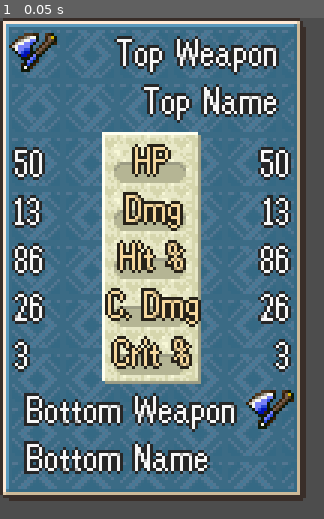
Above: before the commit, frame 1.
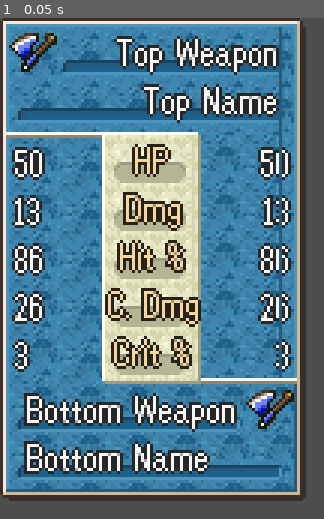
Above: after the commit, the same moment.

Repository: Sharktroid/Revenant-Ender
Game: Godot game, scene res://ui/combat_info_display/combat_info_display.tscn
Same seed, same stepped clock (60 frames per second), same inputs: the game is played once before the commit and once after it. This scene is started directly instead of the project's main scene.
Inputs:
- Up to frame 1 (0.05 s): no input

The runs differ from the first frame. In frame 1, 46% of the frame differs, in the area x 1-92%, y 1-95%.
Error in both runs: Invalid call. Nonexistent function 'get_current_weapon' in base 'Nil'. (res://ui/combat_info_display/combat_info_display.gd:47)

Commit message:
Palettes now use standard numbers

Diff:
--- a/maps/phase_display.gd
+++ b/maps/phase_display.gd
@@ -14,9 +14,8 @@
 	match faction.color:
 		Faction.colors.BLUE: base_color = Color.NAVY_BLUE
 		Faction.colors.RED: base_color = Color.DARK_RED
-	base_color *= 255
-	_shader_material.set_shader_parameter("old_colors", [Color(39, 39, 39, 255)])
-	_shader_material.set_shader_parameter("new_colors", [Color(0, 0, 0, 0)])
+	_shader_material.set_shader_parameter("old_colors", [Color("272727")])
+	_shader_material.set_shader_parameter("new_colors", [Color.TRANSPARENT])
 	_hbox_container.add_theme_constant_override("separation",
 			roundi(float(Utilities.get_screen_size().x)/2))
 
@@ -37,13 +36,13 @@
 	var set_new_color: Callable = func(new_color: Color) -> void:
 		_shader_material.set_shader_parameter("new_colors", [new_color])
 	running_tween.tween_method(set_new_color, Color(base_color, 0),
-			Color(base_color, 255), COLOR_STAGE)
+			Color(base_color), COLOR_STAGE)
 	await running_tween.finished
 
 	await get_tree().create_timer(COLOR_STAGE).timeout
 
 	var color_remove: Tween = create_tween()
-	color_remove.tween_method(set_new_color, Color(base_color, 255),
+	color_remove.tween_method(set_new_color, Color(base_color),
 			Color(base_color, 0), COLOR_STAGE)
 	await color_remove.finished
 
--- a/ui/combat_info_display/combat_info_display.gd
+++ b/ui/combat_info_display/combat_info_display.gd
@@ -116,11 +116,11 @@
 		if current_unit.get_faction().color == Faction.colors.RED:
 			var shader_material: ShaderMaterial = \
 					(get_node(format.call("Unit Panel")) as PanelContainer).material
-			var old_vectors: Array[Vector3] = []
+			var old_vectors: Array[Color] = []
 			for color: Color in blue_colors:
-				old_vectors.append(Vector3(color.r, color.g, color.b) * 255)
-			var new_vectors: Array[Vector3] = []
+				old_vectors.append(color)
+			var new_vectors: Array[Color] = []
 			for color: Color in red_colors:
-				new_vectors.append(Vector3(color.r, color.g, color.b) * 255)
+				new_vectors.append(color)
 			shader_material.set_shader_parameter("old_colors", old_vectors)
 			shader_material.set_shader_parameter("new_colors", new_vectors)
--- a/ui/combat_info_display/combat_info_display.tscn
+++ b/ui/combat_info_display/combat_info_display.tscn
@@ -29,9 +29,9 @@
 [sub_resource type="ShaderMaterial" id="ShaderMaterial_32h7w"]
 shader = ExtResource("2_m6y0q")
 shader_parameter/darken_screen = 0.5
-shader_parameter/old_colors = PackedVector3Array()
-shader_parameter/new_colors = PackedVector3Array()
-shader_parameter/modulate = Vector3(1, 1, 1)
+shader_parameter/old_colors = null
+shader_parameter/new_colors = null
+shader_parameter/modulate = Vector4(1, 1, 1, 1)
 
 [sub_resource type="StyleBoxFlat" id="StyleBoxFlat_86dgu"]
 content_margin_left = 1.0
@@ -55,7 +55,7 @@
 shader_parameter/darken_screen = 0.5
 shader_parameter/old_colors = Array[Vector3]([])
 shader_parameter/new_colors = Array[Vector3]([])
-shader_parameter/modulate = Vector3(1, 1, 1)
+shader_parameter/modulate = Vector4(1, 1, 1, 1)
 
 [sub_resource type="StyleBoxFlat" id="StyleBoxFlat_llbmy"]
 bg_color = Color(0.321569, 0.580392, 0.839216, 1)
--- a/units/unit.gd
+++ b/units/unit.gd
@@ -780,10 +780,10 @@
 	var old_colors: Array[Color] = []
 	var new_colors: Array[Color] = []
 	for color_set in palette:
-		var old_color: Vector3i = color_set[0]
-		old_colors.append(Color(old_color.x, old_color.y, old_color.z, 255))
-		var new_color: Vector3i = color_set[1]
-		new_colors.append(Color(new_color.x, new_color.y, new_color.z, 255))
+		var old_color: Vector3 = color_set[0] / 255
+		old_colors.append(Color(old_color.x, old_color.y, old_color.z, 1))
+		var new_color: Vector3 = color_set[1] / 255
+		new_colors.append(Color(new_color.x, new_color.y, new_color.z, 1))
 	var shader_material := material as ShaderMaterial
 	shader_material.set_shader_parameter("old_colors", old_colors)
 	shader_material.set_shader_parameter("new_colors", new_colors)
Not shown: 19 places in maps/test_map_b/test_map_b.tscn that only renumber resources
Not shown, changed: palette.gdshaderinc
Not shown, changed: todo.txt
